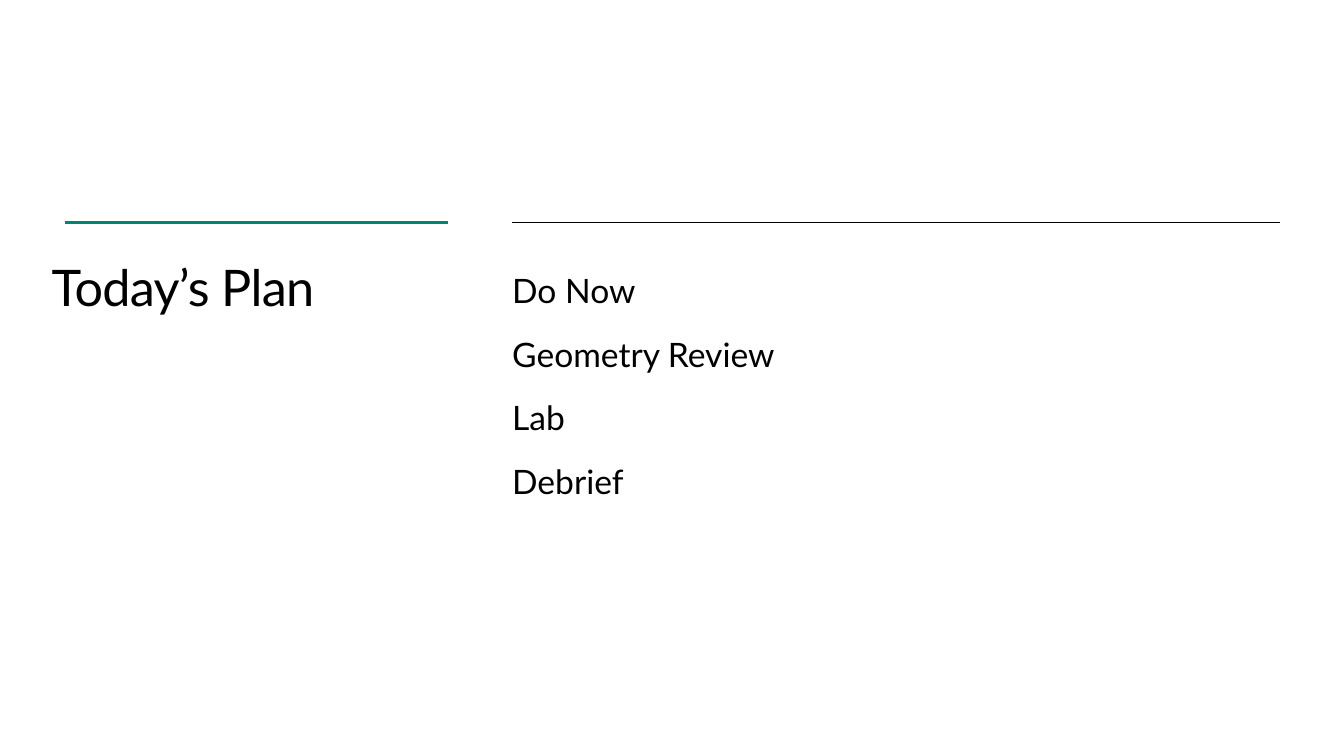
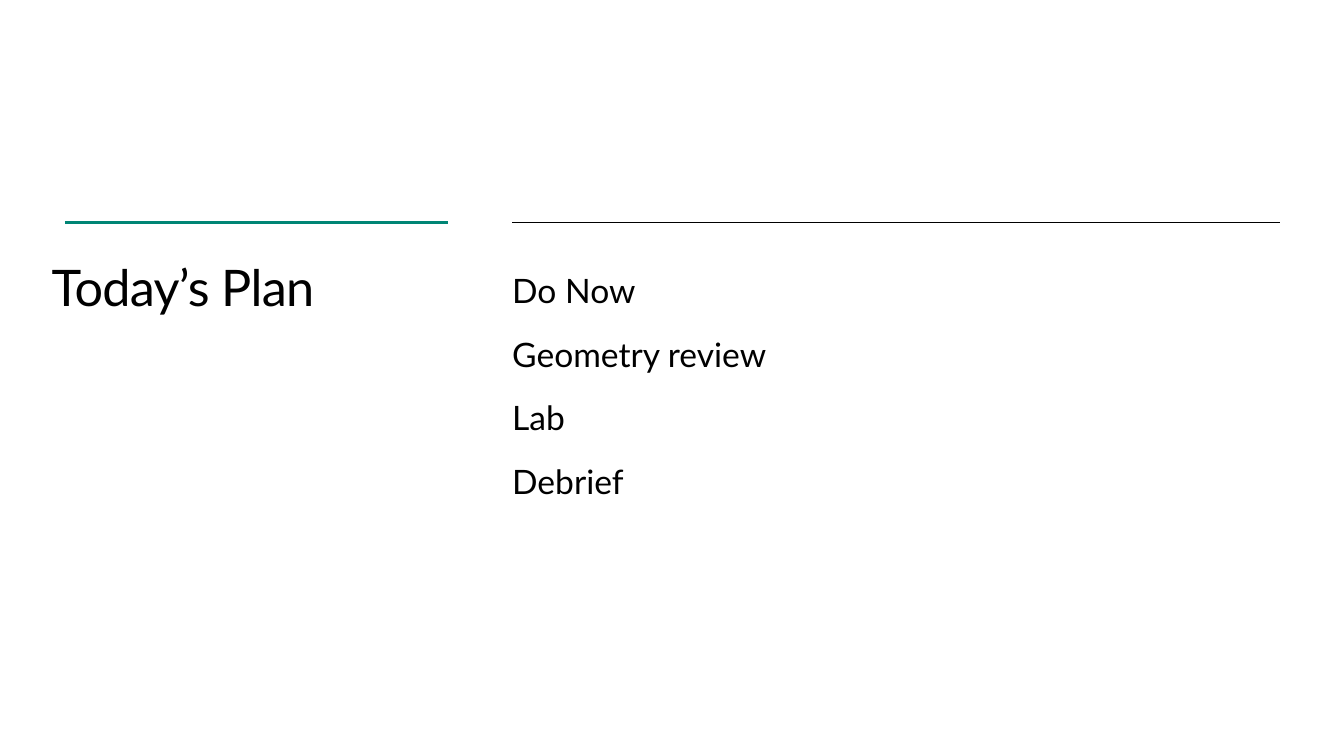
Before and after one commit to TEALSK12/introduction-to-computer-science, a slide deck: slide 3 of docs/slidedecks/TEALS SNAP 1.3.pptx. Drawn at 1344x756 pixels with LibreOffice and Linux fonts; fonts in the diff are those of the drawing; background and template pictures are left out. Boxes give left, top, right and bottom in pixels: in the first picture for what was removed or moved away, otherwise in the second. Text is boxed around its words. In the diff, an @@ line names an element or a change of style, - is before the commit and + after.

```diff
--- a/docs/slidedecks/TEALS SNAP 1.3.pptx
+++ b/docs/slidedecks/TEALS SNAP 1.3.pptx
@@ text at (x1=512, y1=342, x2=766, y2=373): text changed @@
-Geometry Review
+Geometry review
```
Also in this commit, not shown: 7 other slides changed, 16 other files.
